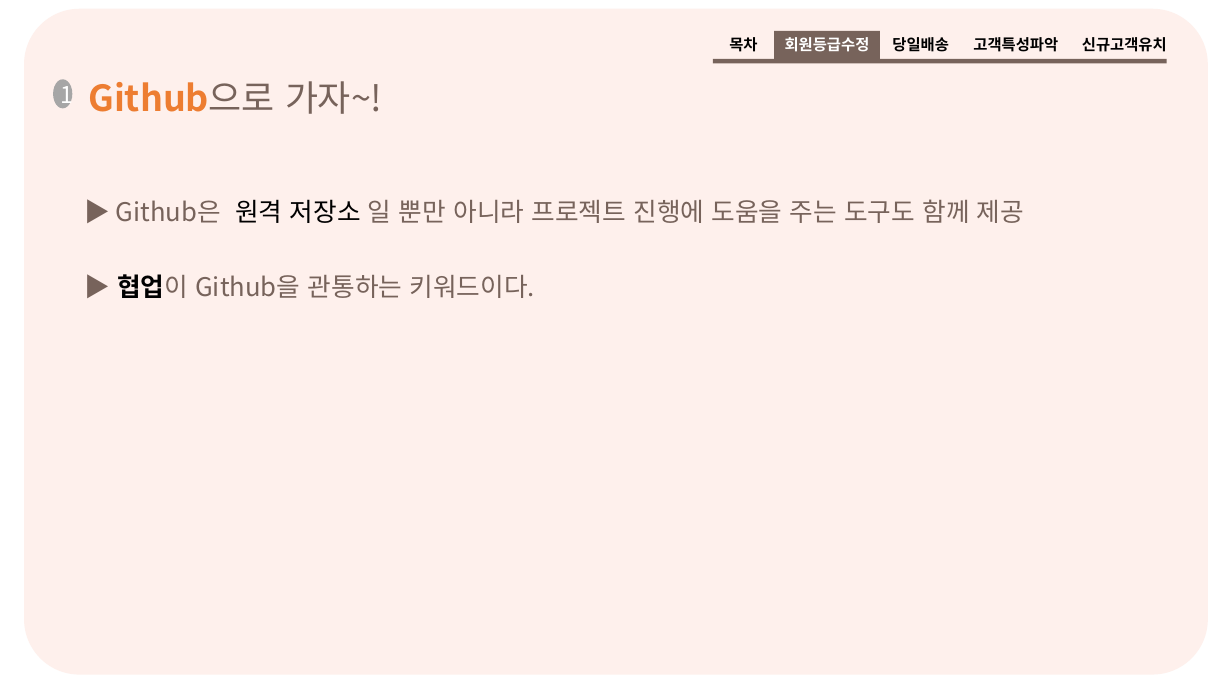
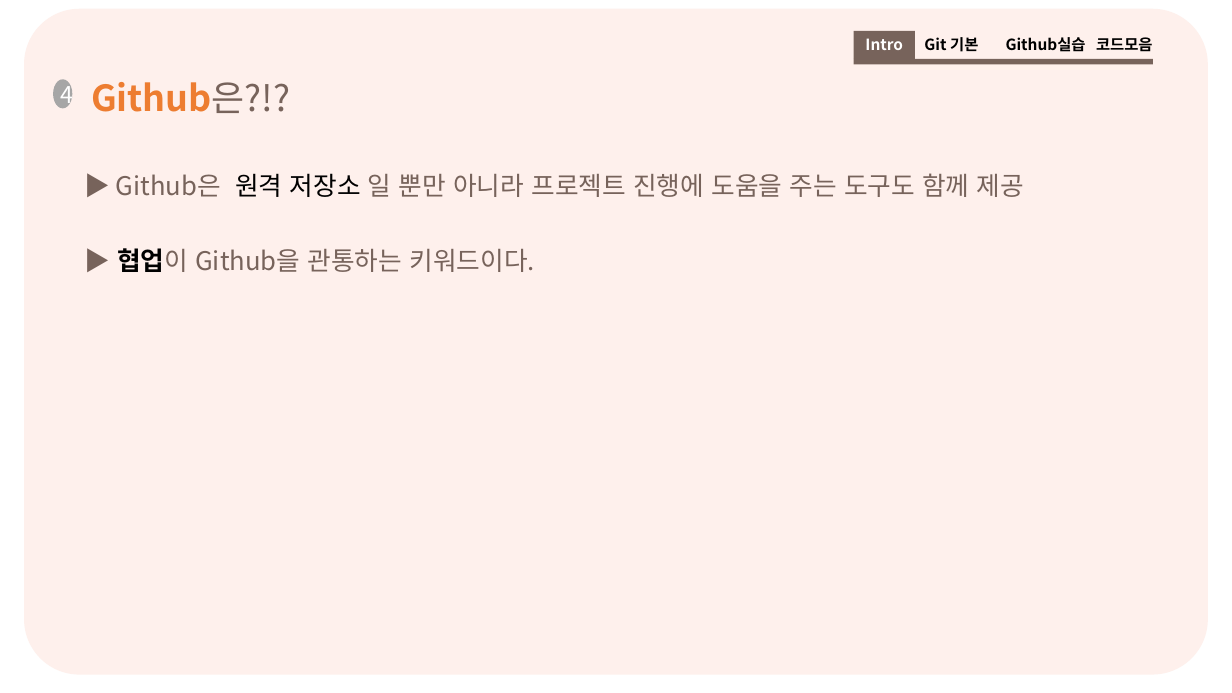
Before and after one commit to hw79chopin/YBIGTA-lecture-note, a slide deck: slide 5 of git,github/Git_Github_practice.pptx (slide 25 before the commit). Drawn at 1232x693 pixels with LibreOffice and Linux fonts; fonts in the diff are those of the drawing. Boxes give left, top, right and bottom in pixels: in the first picture for what was removed or moved away, otherwise in the second. Text is boxed around its words. In the diff, an @@ line names an element or a change of style, - is before the commit and + after.

```diff
--- a/git,github/Git_Github_practice.pptx
+++ b/git,github/Git_Github_practice.pptx
@@ rectangle resized from (x1=714, y1=59, x2=1167, y2=64) to (x1=854, y1=59, x2=1153, y2=65) @@
@@ rectangle added at (x1=854, y1=31, x2=915, y2=59), fill #77635B, 12 pt, text #FFFFFF, bold @@
+Intro
@@ text added at (x1=924, y1=37, x2=978, y2=52), 12 pt, text #000000, bold @@
+Git 기본
@@ group removed at (x1=729, y1=31, x2=1058, y2=59): 3 texts, 1 rectangle @@
-목차
-회원등급수정
-당일배송
-고객특성파악
@@ text added at (x1=1006, y1=37, x2=1086, y2=52), 12 pt, text #000000, bold @@
+Github실습
@@ text at (x1=1096, y1=37, x2=1153, y2=52): text changed @@
-신규고객유치
+코드모음
@@ text in ellipse at (x1=60, y1=79, x2=73, y2=108): text changed @@
-1
+4
@@ text at (x1=91, y1=82, x2=290, y2=113): text changed @@
-Github으로 가자~!
+Github은?!?
@@ text "▶ Github은 원격 저장소 일 ..." moved from (x1=116, y1=199, x2=1024, y2=223) to (x1=116, y1=173, x2=1024, y2=197) @@
@@ text "▶ 협업이 Github을 관통하는 키워드이다." moved from (x1=117, y1=274, x2=535, y2=298) to (x1=117, y1=248, x2=535, y2=272) @@
```
Also in this commit, not shown: 23 other slides changed, 11 slides added, 7 slides removed.
